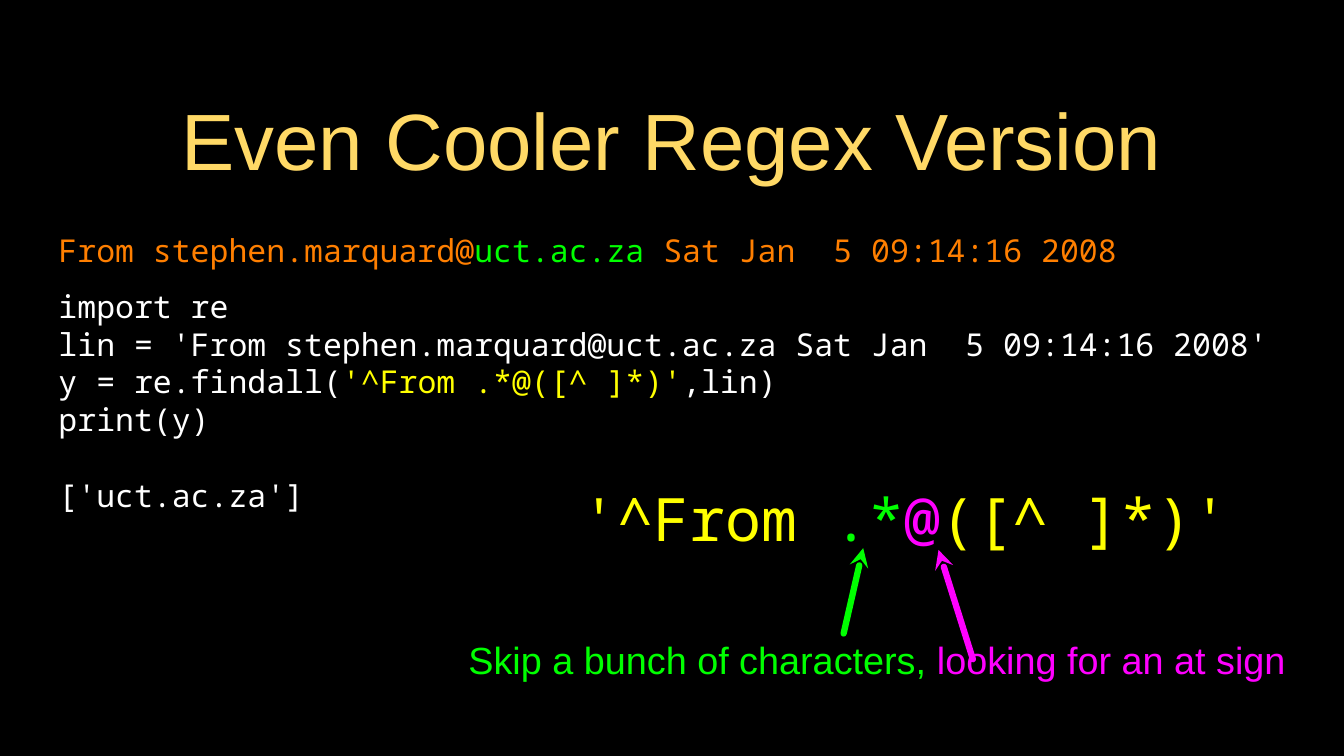
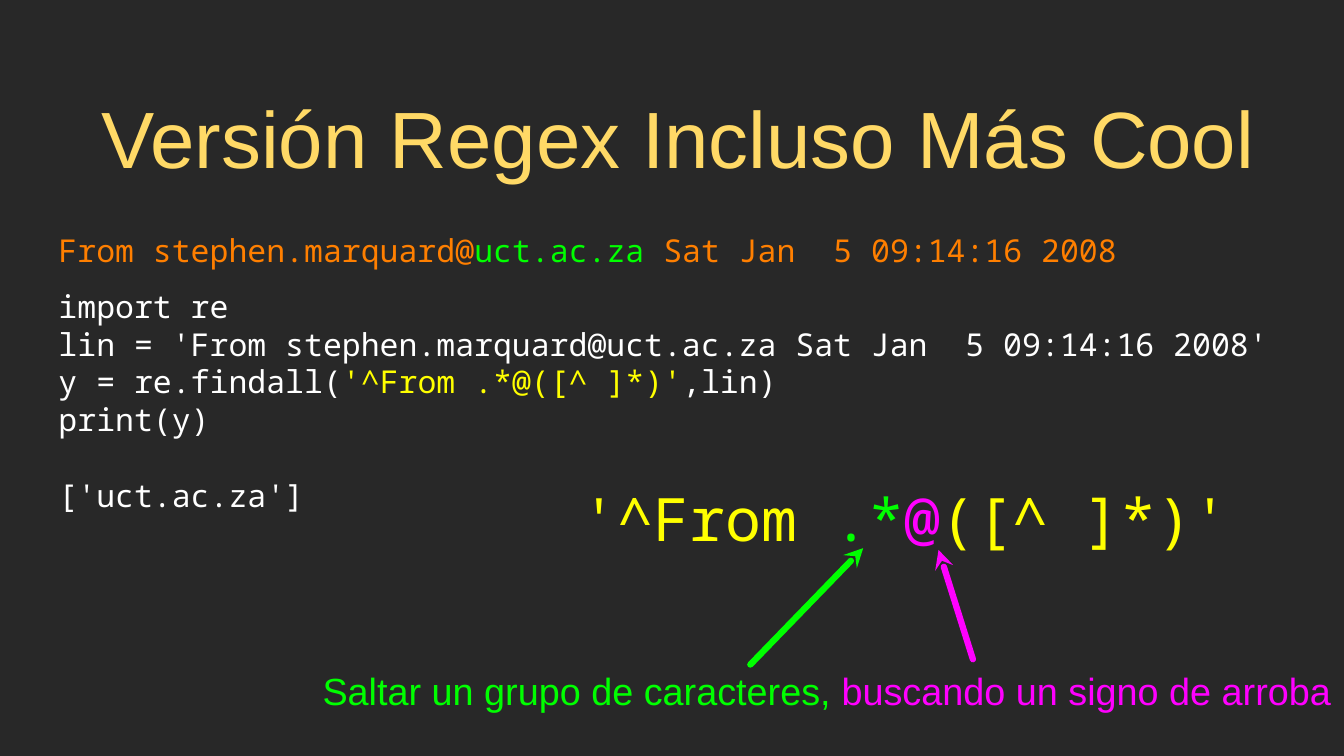
Before and after one commit to csev/py4e, a slide deck: slide 27 of lectures3/Pythonlearn-11-Regex.pptx. Drawn at 1344x756 pixels with LibreOffice and Linux fonts; fonts in the diff are those of the drawing. Boxes give left, top, right and bottom in pixels: in the first picture for what was removed or moved away, otherwise in the second. Text is boxed around its words. In the diff, an @@ line names an element or a change of style, - is before the commit and + after.

Commit message:
Translation of lectures3/11 Regex to Spanish
Spanish translation of lectures3/Pythonlearn-11-Regex.pptx
and regex cheatsheet.

```diff
--- a/lectures3/Pythonlearn-11-Regex.pptx
+++ b/lectures3/Pythonlearn-11-Regex.pptx
@@ background #000000 to #282828 @@
@@ title at [102,109,1254,183]: text changed @@
-Even Cooler Regex Version
+Versión Regex Incluso Más Cool
@@ arrow moved from (863, 548) - (844, 633) to (863, 548) - (751, 664) @@
@@ text at [323,677,1331,712]: text changed @@
-Skip a bunch of characters, looking for an at sign
+Saltar un grupo de caracteres, buscando un signo de arroba
@@ rectangle removed at [0,691,1344,756] @@
```
Also in this commit, not shown: 27 other slides changed, 6 slides added, 6 slides removed, 1 other file.
